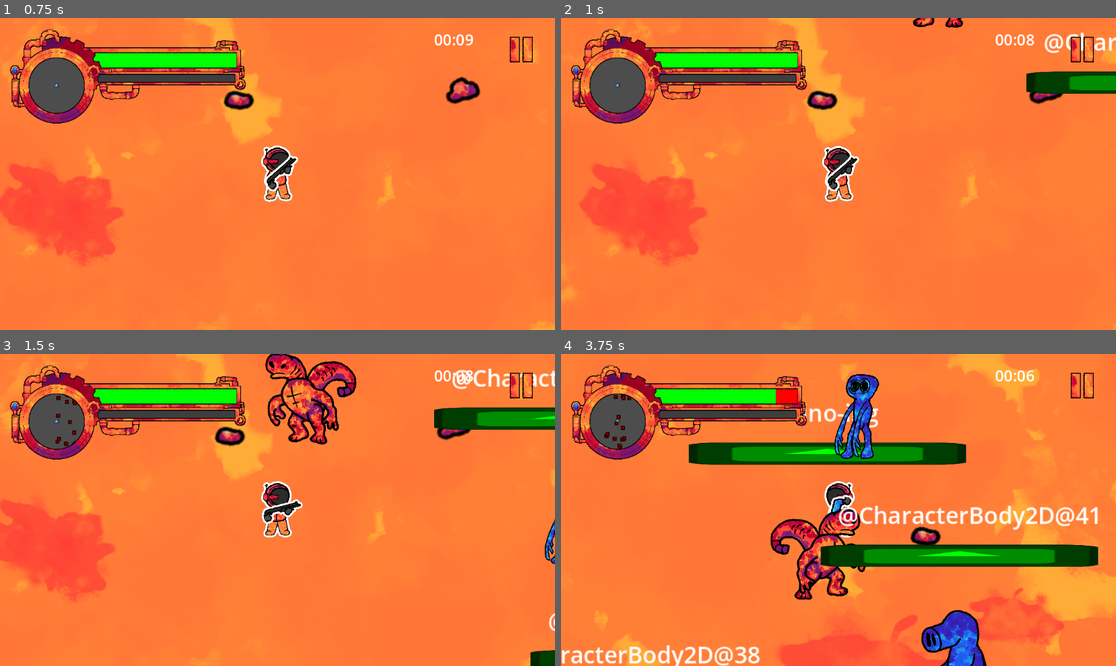
Above: before the commit, frames 1-4 (two rows, left to right).
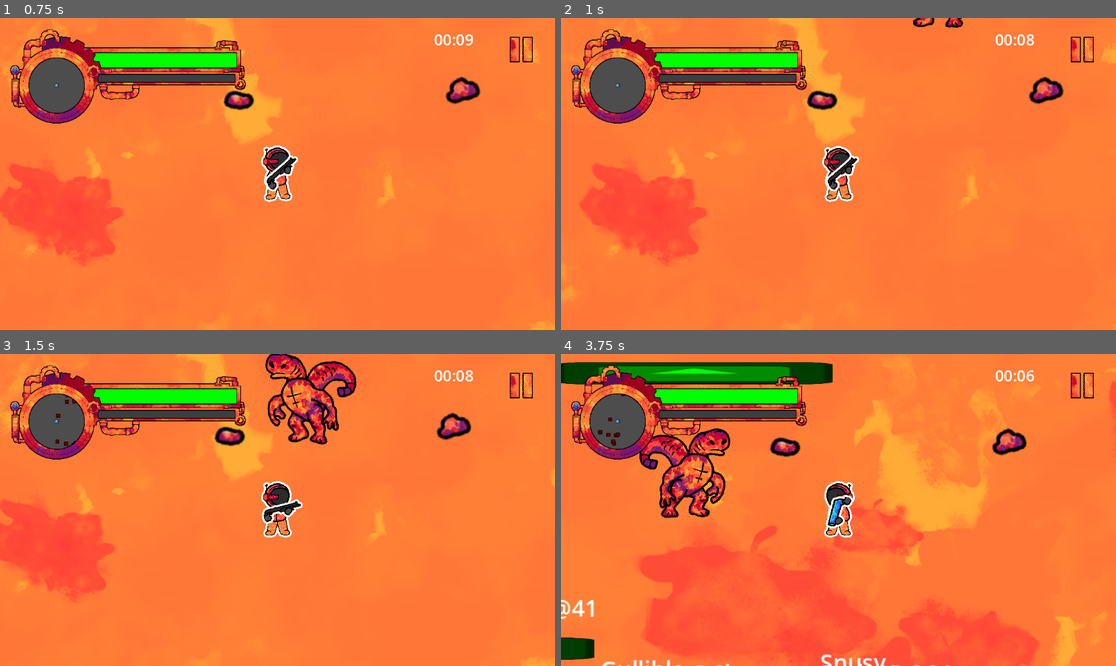
Above: after the commit, the same moments.

Repository: Dzadafa/Gamejam
Game: Godot game, scene res://scenes/world.tscn
The game is run twice, just before and just after one commit, with the same random seed, the same clock (stepped at 60 frames per second) and the same inputs. The engine's default icon, where the game draws it, is replaced by a stand-in: a white triangle on a blue panel in a dark square.
Inputs (mouse positions are in pixels of both pictures, inside the frame that each line leads up to):
- Up to frame 1 (0.75 s): click (288, 167) at 0.5 s
- Up to frame 2 (1 s): no input
- Up to frame 3 (1.5 s): move the mouse to (399, 494) at 1.27 s; hold Right (ui_right) from 1.28 s (still down); right-click (399, 494) at 1.35 s
- Up to frame 4 (3.75 s): move the mouse to (727, 525) at 2.02 s; release Right (ui_right) at 2.03 s; hold Down (ui_down) 2.03-2.78 s; click (727, 525) at 2.1 s; move the mouse to (894, 441) at 2.77 s; hold Right (ui_right) 2.78-3.53 s; tap Q (switch_weapon) at 2.85 s; move the mouse to (810, 572) at 3.52 s; hold Up (ui_up) from 3.53 s (still down); right-click (810, 572) at 3.6 s

Frame 1 is identical in both runs. In frame 2, 1.5% of the frame differs, in the area x 63-100%, y 0-25%; in frame 3, 2.4%; in frame 4, 41%, in the area x 0-100%, y 0-100%.

Commit message:
fix: minor bug enemy_spawn.gd

Diff:
--- a/scripts/enemy_spawn.gd
+++ b/scripts/enemy_spawn.gd
@@ -1,6 +1,6 @@
 extends Node2D
 
-@export var max_enemies_on_screen : int = 30
+@export var max_enemies_on_screen : int = 10
 var spawn_timer : Timer
 
 func _ready() -> void:
@@ -17,7 +17,13 @@
 func _on_spawn_timer_timeout() -> void:
 	var active_enemies_count = EnemyPoolManager.get_active_enemies().size()
 
+	var active_count = EnemyPoolManager.get_active_enemies().size()
+	var space_left = max_enemies_on_screen - active_count
+
+	if space_left > 0:
+			EnemyPoolManager.spawn_random_type_enemies(space_left)
+
 	if active_enemies_count < max_enemies_on_screen:
-		var spawned = EnemyPoolManager.spawn_random_type_enemies(10)
+		var spawned = EnemyPoolManager.spawn_random_type_enemies(2)
 		if spawned.is_empty():
 			print("semua tipe di layar!")
--- a/scripts/globals/enemy_pool_manager.gd
+++ b/scripts/globals/enemy_pool_manager.gd
@@ -13,7 +13,7 @@
 var aggressive_types : Array[int] = []
 var passive_types : Array[int] = []
 
-var pool_size_per_type : int = 3
+var pool_size_per_type : int = 10
 
 @export var min_x : float = -100.0
 @export var max_x : float = 1000.0
@@ -77,7 +77,6 @@
 		if enemy != null:
 			spawned_enemies.append(enemy)
 		else:
-			push_warning("Pool musuh index ke ", type_index, " yah udah habis, berhasil spawn: ", spawned_enemies.size())
 			break
 
 	return spawned_enemies
@@ -92,7 +91,7 @@
 		if enemy != null:
 			spawned_enemies.append(enemy)
 		else:
-			push_warning("Pool musuh index ke-", random_type_index, " habis!")
+			pass
 
 	return spawned_enemies
 
--- a/scripts/globals/game_data_manager.gd
+++ b/scripts/globals/game_data_manager.gd
@@ -2,7 +2,7 @@
 
 const MAX_HP: float = 100.0
 const MAX_DNA: float = 500.0
-const MAG_SIZE: int = 30
+const MAG_SIZE: int = 60
 const MAX_TIME: float = 10.0
 const DAMAGE : float = 10.0
 const KNOCKBACK : float = 500.0
